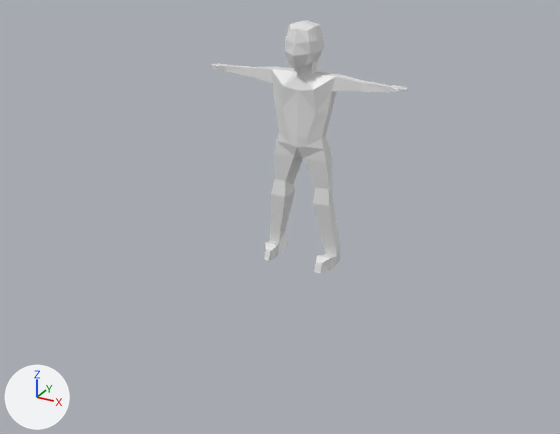
Two versions of the Blender file Unity/Assets/models/character_bones.blend, one commit apart.
The view is the same before and after, from a 50 mm lens placed at (20.5, -40.2, 9.3), pointed at (-0.4, -2.2, -9.8). Lighting does not change. The marker at lower left points along +X, +Y and +Z.
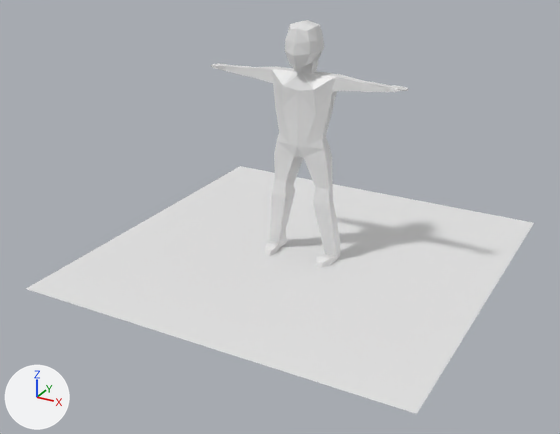
What differs and where, as boxes [x1, y1, x2, y2] in the pictures (560 x 434 px):
'Plane', added
    after: [26, 166, 534, 414]
'Cube', moved
    before: [211, 20, 408, 273]
    after: [211, 20, 408, 268]

What changed in the scene script:
```text
Add me_plane:
    me_plane.from_pydata([(-1.0, -1.0, 0.0), (1.0, -1.0, 0.0), (-1.0, 1.0, 0.0), (1.0, 1.0, 0.0)], [], [(0, 1, 3, 2)])
Change ob_cube:
    ob_cube.location: (-0.02, 0.0, -5.37) -> (0.0, 0.0, -5.37)
Add ob_plane:
    ob_plane = bpy.data.objects.new('Plane', me_plane)
    ob_plane.location = (0.0, 0.0, -13.04)
    ob_plane.scale = (12.1, 12.1, 12.1)
    ob_plane.instance_type = 'VERTS'
```
